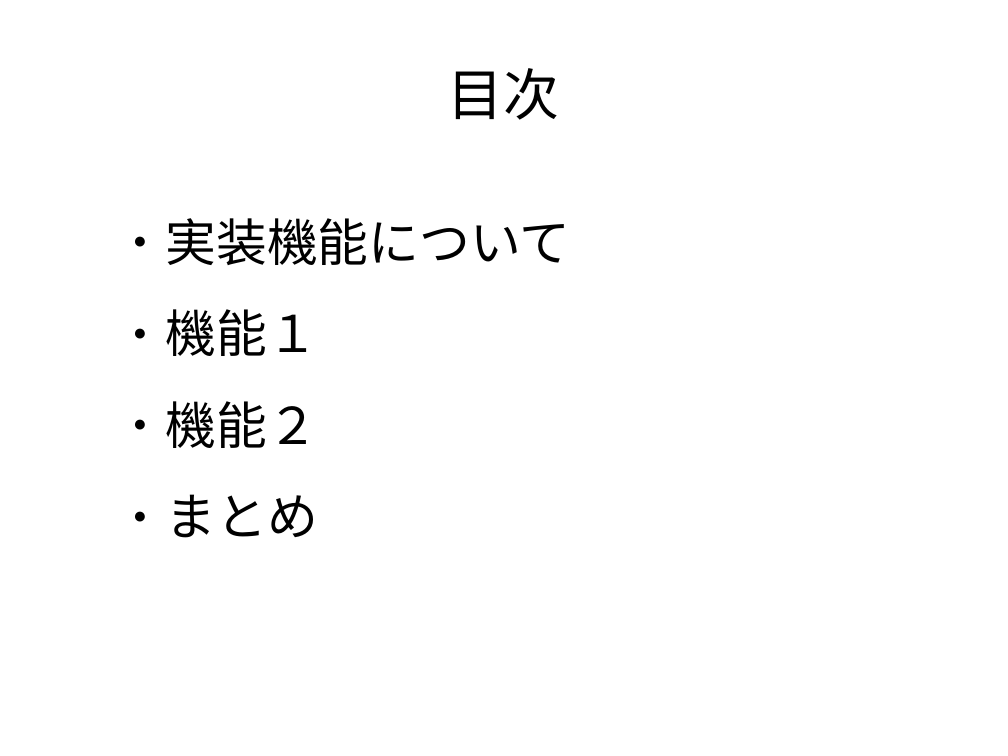
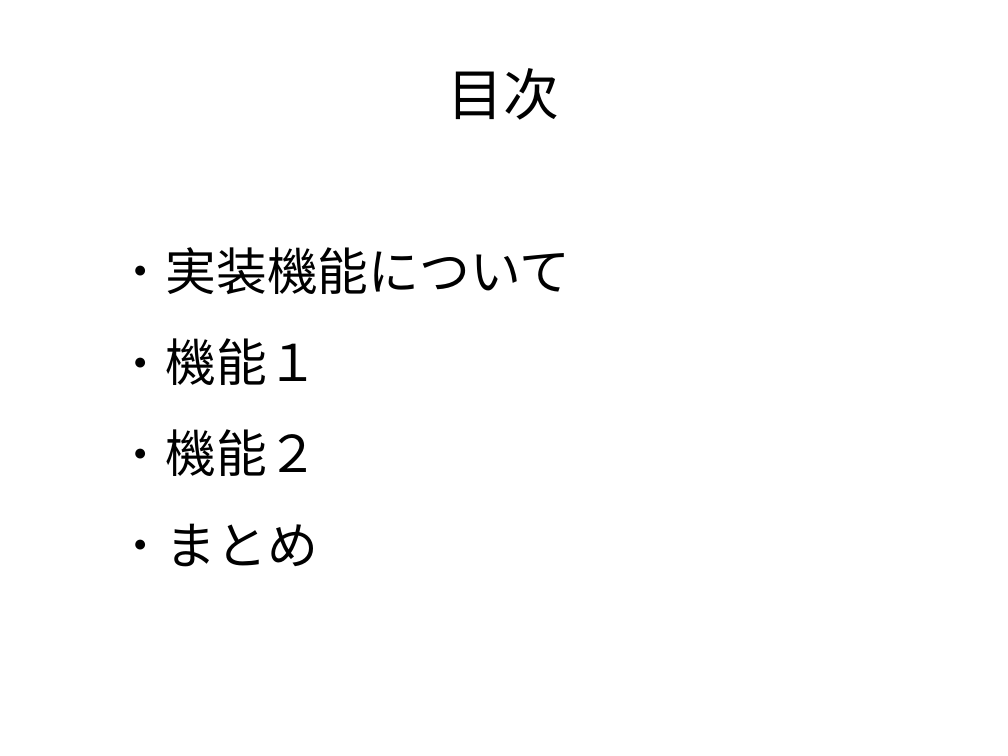
Before and after one commit to Miura0425/LunarLander_Art, a slide deck: slide 2 of 「クライアントとサーバー」発表資料.pptx. Drawn at 1008x756 pixels with LibreOffice and Linux fonts; fonts in the diff are those of the drawing. Boxes give left, top, right and bottom in pixels: in the first picture for what was removed or moved away, otherwise in the second. Text is boxed around its words. In the diff, an @@ line names an element or a change of style, - is before the commit and + after.

Commit message:
発表資料のアップ まとめ更新 参考SS追加

```diff
--- a/「クライアントとサーバー」発表資料.pptx
+++ b/「クライアントとサーバー」発表資料.pptx
@@ text "実装機能について": place and size @@
-text "実装機能について" at [166, 218, 570, 538]
+text "実装機能について" at [166, 247, 570, 567]
```
Also in this commit, not shown: 5 other slides changed, 17 slides added, 1 slide removed, 3 other files.
